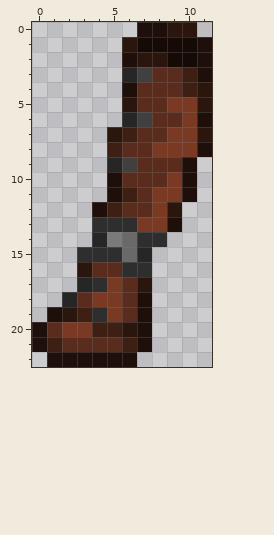
One commit to this pixel-art sprite: Items/Accessories/MedievalProsthetic.png. Above is the file before it was changed.
The file is 24x46 pixels, drawn in blocks of 2x2; one block is one cell here.
Once edited:
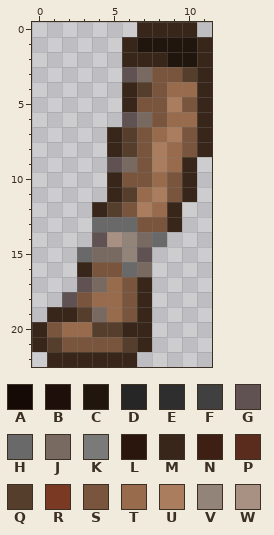
Palette (. is transparent): A #150a06  B #1e0f0a  C #21160e  D #262626  E #2e2e2e  F #404040  G #605252  H #696969  J #786961  K #7a7a7a  L #2b160e  M #372619  N #3e1f14  P #592c1d  Q #563e2c  R #7a3923  S #78553c  T #976b4b  U #a97d5d  V #93847a  W #a89182
From old to new:
@@ x 0..11 @@
- 0 .......BBLL.
- 1 ......LAAAAB
- 2 ......BLLAAB
- 3 ......DFPPNB
- 4 ......BPPPNL
- 5 ......LPPRRL
- 6 ......DFPPRB
- 7 .....LNPPRRL
- 8 .....NPPRRRB
- 9 .....DFPPPB.
-10 .....BPPPRB.
-11 .....BNPRRB.
-12 ....BNPPRL..
-13 ....EEERRB..
-14 ....DKHEE...
-15 ...EEEHD....
-16 ...LPPEE....
-17 ...DERPL....
-18 ..DPRRPB....
-19 .BLNERPB....
-20 BPRRNNLB....
-21 BNPPPPNB....
-22 .BBBBBB.....
+ 0 .......MMMM.
+ 1 ......MCCCCM
+ 2 ......MMMCCM
+ 3 ......GJSSQM
+ 4 ......MQSTTM
+ 5 ......MSSUSM
+ 6 ......GJSTTM
+ 7 .....MQSTUSM
+ 8 .....MQSUTSM
+ 9 .....GJSUTM.
+10 .....MSSTSM.
+11 .....MQTUSM.
+12 ....MQSUTM..
+13 ....HHHSSM..
+14 ....GWVJH...
+15 ...HJJVG....
+16 ...MSSHJ....
+17 ...GJTSM....
+18 ..GSTTSM....
+19 .MMQJTSM....
+20 MSTTQQMM....
+21 MQSSSSQM....
+22 .MMMMMM.....
Changed places in both pictures, as pixel boxes (x1, y1, x2, y2):
changed: (32, 22, 212, 367)
